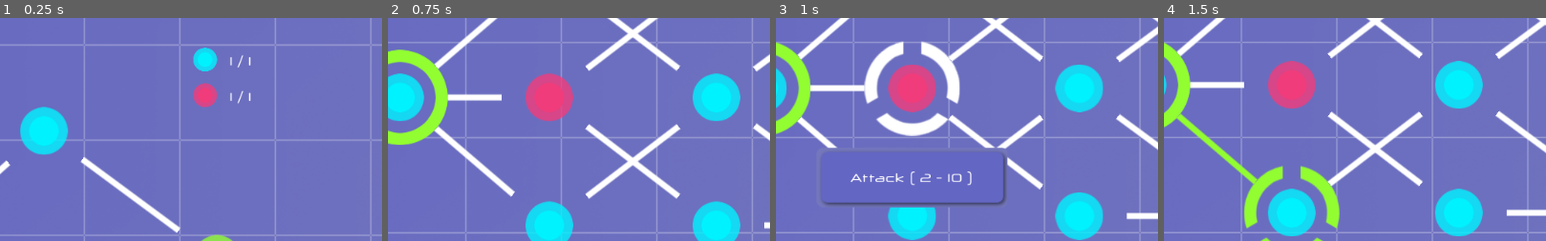
Above: before the commit, frames 1-4 (left to right).
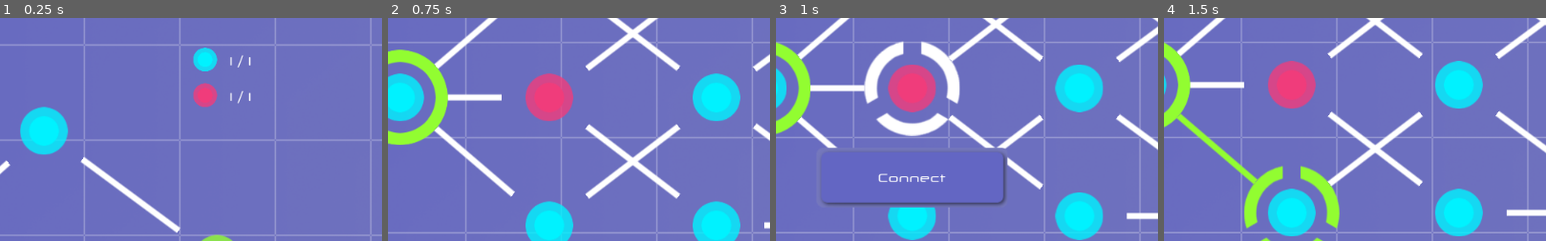
Above: after the commit, the same moments.

Repository: Maaack/Node-Traversal
Game: Godot game, scene res://Scenes/Main.tscn
Same seed, same stepped clock (60 frames per second), same inputs: the game is played once before the commit and once after it.
Inputs (mouse positions are % of the whole screen's width and height, from its top left):
- Up to frame 1 (0.25 s): no input
- Up to frame 2 (0.75 s): tap R (game_reset_action) at 0.5 s; move the mouse to (25, 61) at 0.52 s; press the mouse at (25, 61) at 0.53 s
- Up to frame 3 (1 s): no input
- Up to frame 4 (1.5 s): tap R (game_reset_action) at 1.25 s; move the mouse to (28, 79) at 1.27 s; release the mouse at (28, 79) at 1.28 s; click (28, 79) at 1.35 s
The pictures show only the part of the screen within x 12-62%, y 35-85%; the shares and areas given below are measured in that part.

Frames 1-2 are identical in both runs. In frame 3, 0.6% of the frame differs, in the area x 19-52%, y 68-76%; in frame 4, nothing differs.

Commit message:
GAME-02: Fix Red Nodes showing Attack action.

Diff:
--- a/Scenes/GameLayer/IntrusionNode/RedNode/RedNode.tscn
+++ b/Scenes/GameLayer/IntrusionNode/RedNode/RedNode.tscn
@@ -1,6 +1,6 @@
 [gd_scene load_steps=3 format=2]
 
-[ext_resource path="res://Scenes/GameLayer/IntrusionAction/RangedCostAction/Actions/Attack.tres" type="Resource" id=1]
+[ext_resource path="res://Scenes/GameLayer/IntrusionAction/Actions/Connect.tres" type="Resource" id=1]
 [ext_resource path="res://Scenes/GameLayer/IntrusionNode/IntrusionNode.tscn" type="PackedScene" id=2]
 
 [node name="RedNode" groups=[
